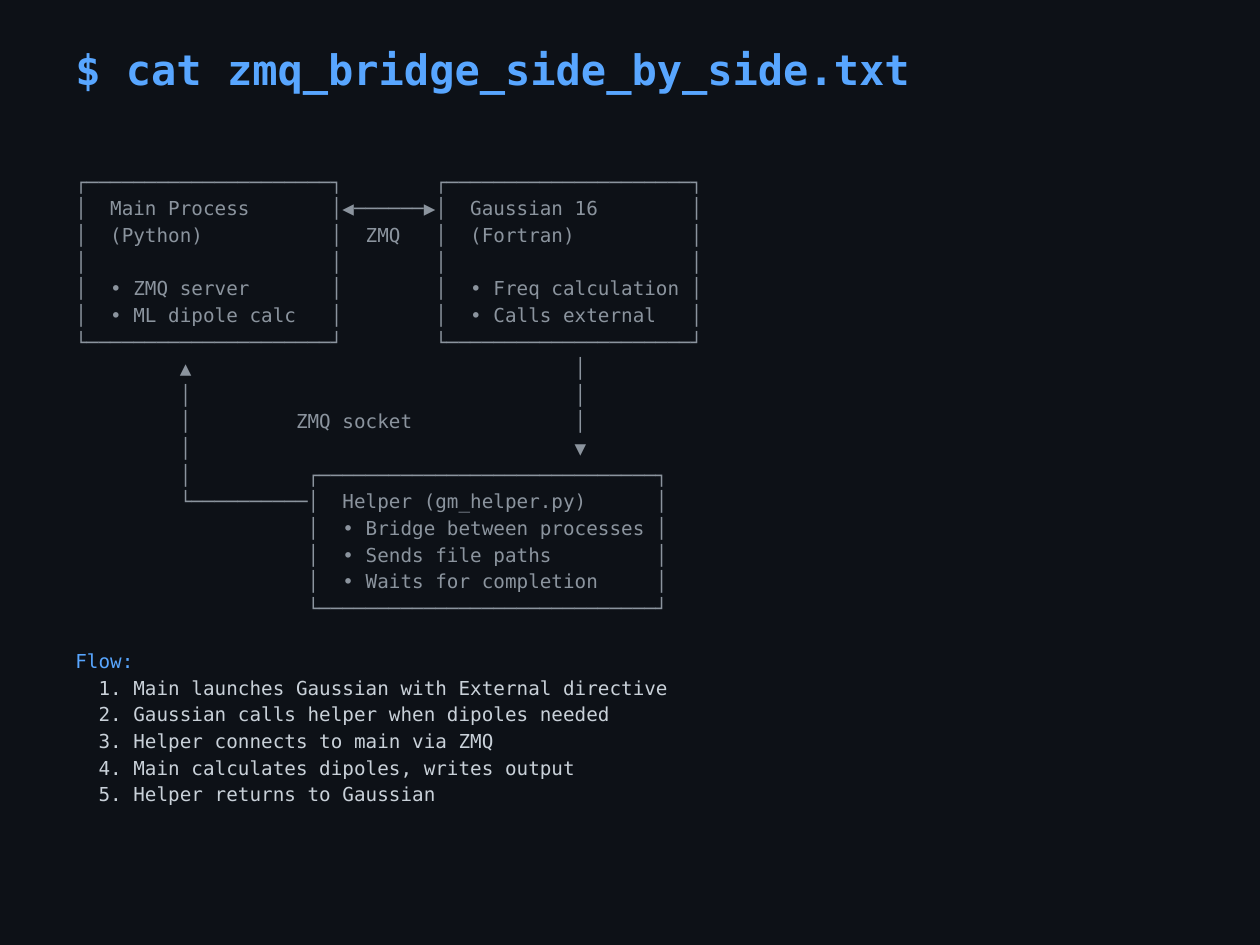
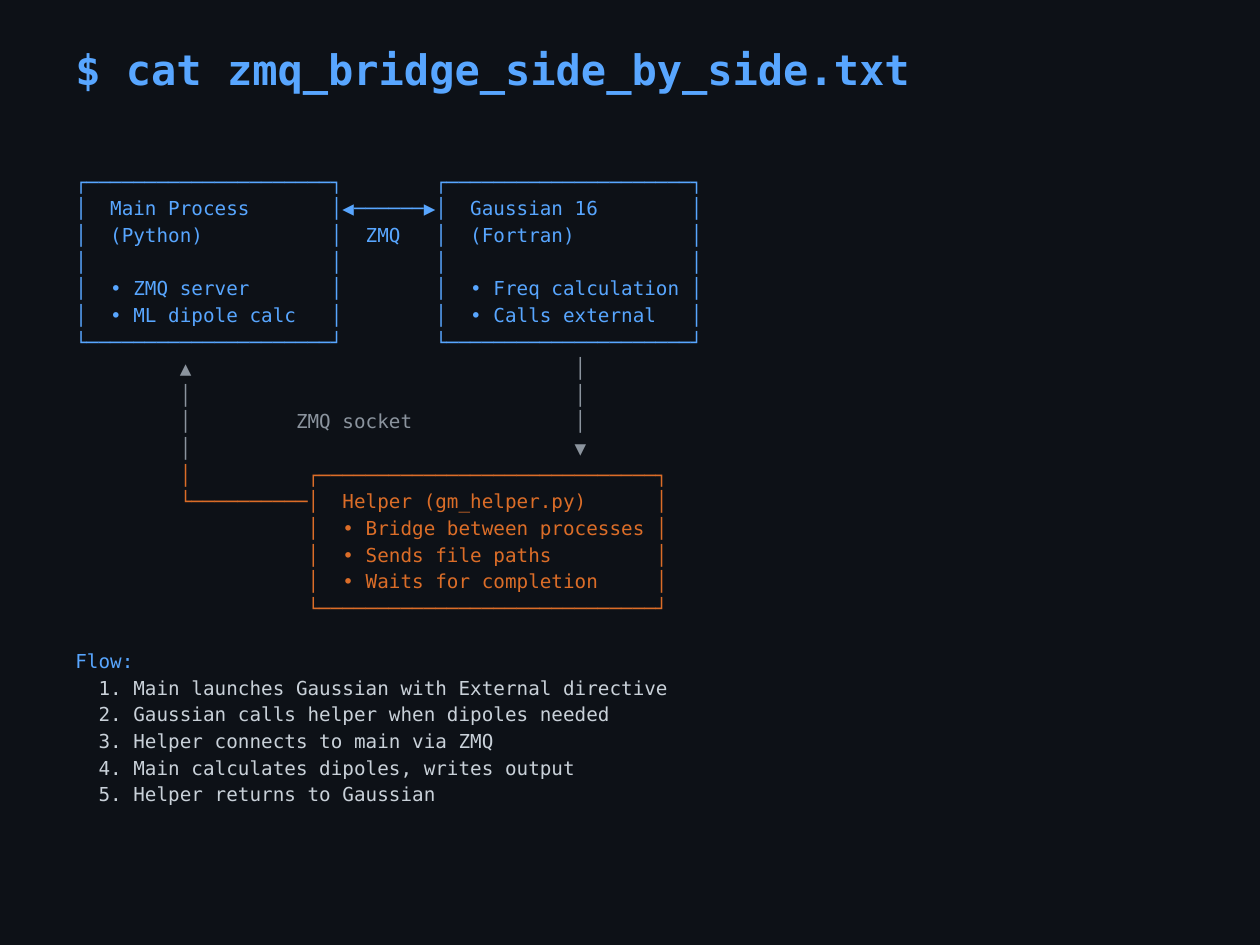
Before and after one commit to mott91/mace_gaussian_interface, a slide deck: slide 2 of presentation/test_zmq_diagrams.pptx. Drawn at 1260x945 pixels with LibreOffice and Linux fonts; fonts in the diff are those of the drawing. Boxes give left, top, right and bottom in pixels: in the first picture for what was removed or moved away, otherwise in the second. Text is boxed around its words. In the diff, an @@ line names an element or a change of style, - is before the commit and + after.

```diff
--- a/presentation/test_zmq_diagrams.pptx
+++ b/presentation/test_zmq_diagrams.pptx
@@ text at [110,200,679,592]: text colour #8B949E to #58A6FF in "┌─────────────────────┐ ┌─────────────────────┐", "│ Main Process │◀──────▶│ Gaussian 16 │", "│ (Python) │ ZMQ │ (Fortran) │", "│ │ │ │" and 3 more places; text colour #8B949E to #DB6D28 in "│ ┌─────────────────────────────┐", "└──────────│ Helper (gm_helper.py) │", "│ • Bridge between processes │", "│ • Sends file paths │" and 2 more places @@
```
Also in this commit, not shown: 1 other file.
